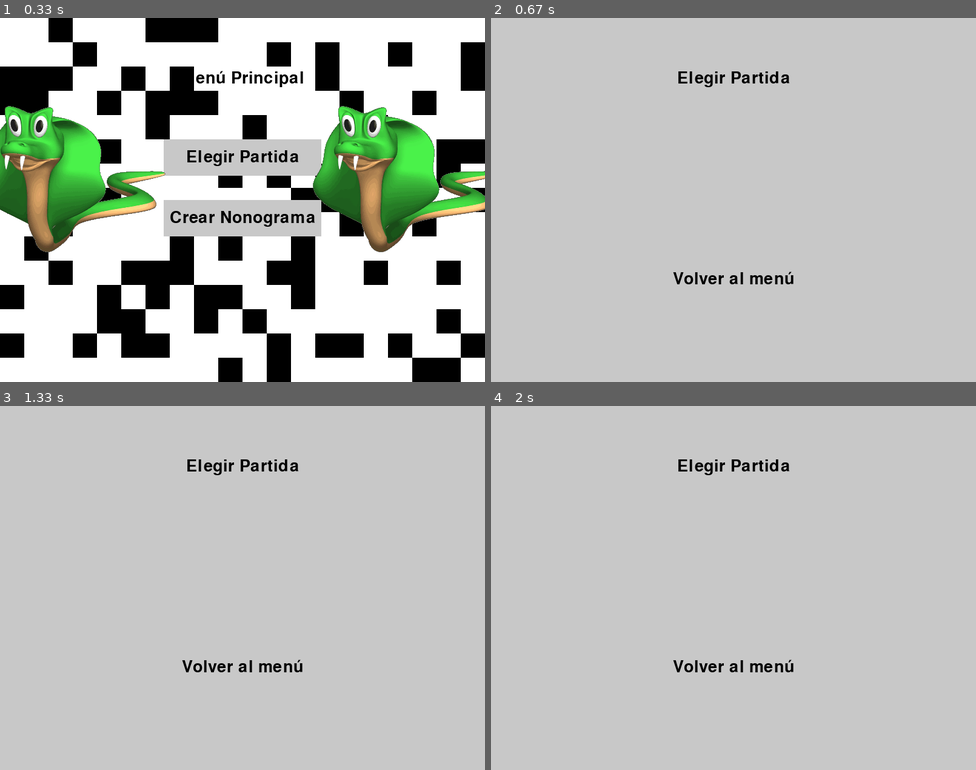
Above: before the commit, frames 1-4 (two rows, left to right).
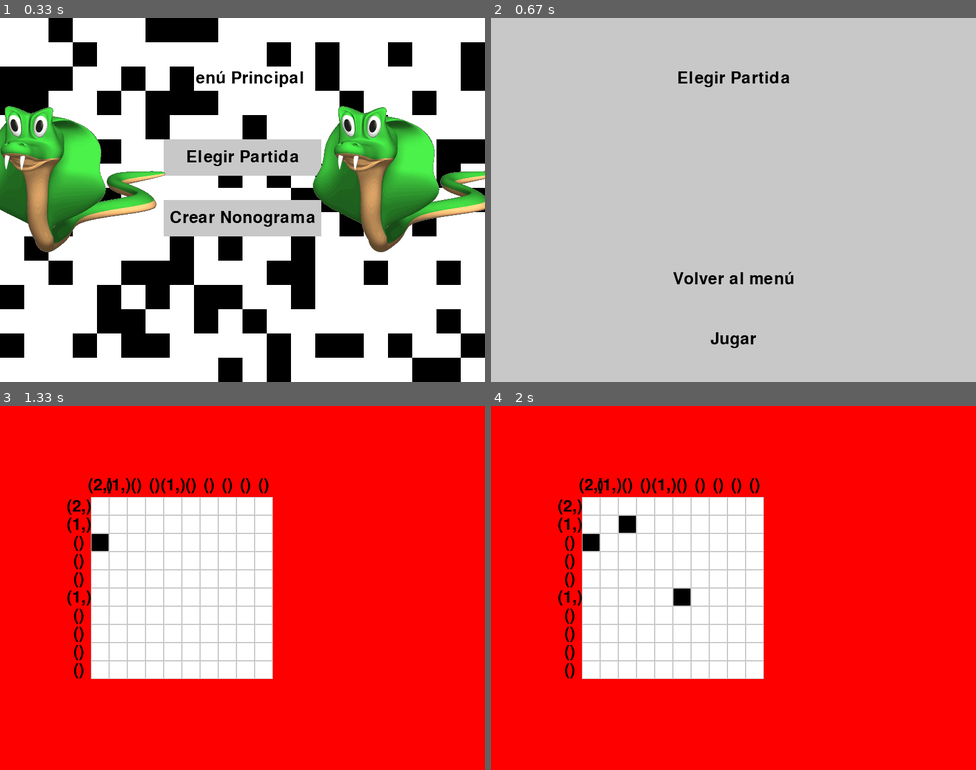
Above: after the commit, the same moments.

Repository: Diego-ipt/Pygame_nonograma
Game: pygame game, started from inicio.py
Two runs of this game, one before a commit and one after it. Both use one fixed random seed, a clock stepped at 60 frames per second and the inputs below.
Inputs (mouse positions are in pixels of both pictures, inside the frame that each line leads up to):
- Up to frame 1 (0.33 s): no input
- Up to frame 2 (0.67 s): click "Elegir Partida" at 0.43 s
- Up to frame 3 (1.33 s): click (242, 726) at 0.73 s, where only the run after the commit has a clickable "Jugar"; click (92, 533) at 1.05 s
- Up to frame 4 (2 s): click (675, 588) at 1.38 s; click (617, 515) at 1.72 s

Frame 1 is identical in both runs. In frame 2, 0.2% of the frame differs, in the area x 45-55%, y 86-91%; in frame 3, 98%, in the area x 0-100%, y 0-100%; in frame 4, 98%.

Commit message:
Feat numeros laterales del tablero (#2)
* Test: TDD para comprobar los numeros laterales de un nonograma

* feat: TDD logica para crear numeros laterales a partir de un tablero

* Feat: implementación gráfica de tablero ya coexiste con el menú principal

* Feat: los numeros del nonograma ya estan agregados (se requiere una mejora en diseño grafico de todos modos)

Diff:
--- a/inicio.py
+++ b/inicio.py
@@ -1,6 +1,6 @@
 import sys
 import pygame
-from ventanas import menu_principal, ventana_elegir_partida, ventana_crear_nonograma
+from ventanas import *
 
 # Inicializar Pygame
 pygame.init()
@@ -14,11 +14,11 @@
     estado_actual = nuevo_estado
 
 # Bucle principal
-while True:
+running = True
+while running:
     for evento in pygame.event.get():
         if evento.type == pygame.QUIT:
-            pygame.quit()
-            sys.exit()
+            running = False
 
     # Llamar a la función correspondiente según el estado actual
     if estado_actual == 'menu_principal':
@@ -27,5 +27,23 @@
         ventana_elegir_partida(cambiar_ventana)
     elif estado_actual == 'crear_nonograma':
         ventana_crear_nonograma(cambiar_ventana)
+    elif estado_actual == 'ventana_nonograma_game':
+        ventana_nonograma_game(cambiar_ventana)
+    elif estado_actual == 'ventana_victoria':
+        ventana_victoria(cambiar_ventana)
 
     pygame.display.update()
+
+pygame.quit()
+sys.exit()
+
+
+# while True:
+#     for evento in pygame.event.get():
+#         if evento.type == pygame.QUIT:
+#             pygame.quit()
+#             sys.exit()
+
+#     ventana_nonograma_game(cambiar_ventana)
+
+#     pygame.display.update()
--- /dev/null
+++ b/nonograma_numeros.py
@@ -0,0 +1,45 @@
+def procesar_fila_o_columna(linea):
+    resultado = []
+    contador = 0
+
+    for valor in linea:
+        if valor == 1:
+            contador += 1
+        else:
+            if contador > 0:
+                resultado.append(contador)
+            contador = 0
+
+    if contador > 0:
+        resultado.append(contador)
+
+    return tuple(resultado)
+
+def procesar_matriz(matriz):
+    N = len(matriz)
+
+    # Procesar filas
+    filas_resultado = []
+    for fila in matriz:
+        filas_resultado.append(procesar_fila_o_columna(fila))
+
+    # Procesar columnas
+    columnas_resultado = []
+    for col in range(N):
+        columna = [matriz[fila][col] for fila in range(N)]
+        columnas_resultado.append(procesar_fila_o_columna(columna))
+
+    return filas_resultado, columnas_resultado
+
+# Ejemplo
+matriz=[[1, 0, 1, 1, 0],
+        [0, 1, 0, 0, 1],
+        [1, 1, 1, 0, 0],
+        [0, 0, 1, 1, 1],
+        [1, 0, 0, 1, 0]]
+
+
+
+filas, columnas = procesar_matriz(matriz)
+print("Filas:", filas)
+print("Columnas:", columnas)
--- /dev/null
+++ b/numeros_laterales_unittest.py
@@ -0,0 +1,47 @@
+import unittest
+from nonograma_numeros import procesar_matriz
+
+# test_nonograma_numeros.py
+
+
+class TestProcesarMatriz(unittest.TestCase):
+
+    def test_matriz_todos_ceros(self):
+        matriz = [
+            [0, 0, 0],
+            [0, 0, 0],
+            [0, 0, 0]
+        ]
+        esperado = ([(), (), ()], [(), (), ()])
+        self.assertEqual(procesar_matriz(matriz), esperado)
+
+    def test_matriz_todos_unos(self):
+        matriz = [
+            [1, 1, 1],
+            [1, 1, 1],
+            [1, 1, 1]
+        ]
+        esperado = ([(3,), (3,), (3,)], [(3,), (3,), (3,)])
+        self.assertEqual(procesar_matriz(matriz), esperado)
+
+    def test_matriz_mixta(self):
+        matriz = [
+            [1, 0, 1, 1, 0],
+            [0, 1, 0, 0, 1],
+            [1, 1, 1, 0, 0],
+            [0, 0, 1, 1, 1],
+            [1, 0, 0, 1, 0]
+        ]
+        esperado = (
+           [(1, 2), (1, 1), (3,), (3,), (1, 1)],
+           [(1, 1, 1), (2,), (1, 2), (1, 2), (1, 1)]
+        )
+        self.assertEqual(procesar_matriz(matriz), esperado)
+
+    def test_matriz_vacia(self):
+        matriz = []
+        esperado = ([], [])
+        self.assertEqual(procesar_matriz(matriz), esperado)
+
+if __name__ == '__main__':
+    unittest.main()
--- a/ventana_nonograma.py
+++ b/ventana_nonograma.py
@@ -1,18 +1,18 @@
 import pygame
+from colores import *
 from enum import Enum
 
 class SettingsManager(Enum):
     GRID_SIZE = 10
-    CELL_SIZE = 30
     DEFAULT_COLOR = (255, 255, 255)
     CLICKED_COLOR = (0, 0, 0)
     BACKGROUND_COLOR = (0, 0, 0)
-    matriz_solucion = [[0, 0, 0, 0, 0, 0, 0, 0, 0, 0],
-                   [0, 0, 0, 0, 0, 1, 0, 0, 0, 0],
-                   [0, 0, 0, 0, 0, 1, 0, 0, 0, 0],
+    matriz_solucion = [[1, 1, 0, 0, 0, 0, 0, 0, 0, 0],
+                   [1, 0, 0, 0, 0, 0, 0, 0, 0, 0],
                    [0, 0, 0, 0, 0, 0, 0, 0, 0, 0],
                    [0, 0, 0, 0, 0, 0, 0, 0, 0, 0],
                    [0, 0, 0, 0, 0, 0, 0, 0, 0, 0],
+                   [0, 0, 0, 0, 1, 0, 0, 0, 0, 0],
                    [0, 0, 0, 0, 0, 0, 0, 0, 0, 0],
                    [0, 0, 0, 0, 0, 0, 0, 0, 0, 0],
                    [0, 0, 0, 0, 0, 0, 0, 0, 0, 0],
@@ -24,13 +24,13 @@
         self.clicked = 0
 
     def click(self):
-        self.clicked = 1
+        if self.clicked == 1:
+            self.clicked = 0
+        else:
+            self.clicked = 1
 
     def get_color(self):
-        return SettingsManager.CLICKED_COLOR.value if self.clicked else SettingsManager.DEFAULT_COLOR.value
-
-    def is_clicked(self):
-        return self.clicked
+        return NEGRO if self.clicked==1 else BLANCO
 
 class Board:
     def __init__(self, grid_size, cell_size, matriz_solucion):
@@ -47,11 +47,11 @@
 
     def get_matrix(self):
         # Retorna una matriz con 1 si la celda está clicada y 0 si no
-        return [[int(cell.is_clicked()) for cell in row] for row in self.board]
+        return [[int(cell.clicked) for cell in row] for row in self.board]
 
     def handle_click(self, pos):
-        row = pos[1] // self.cell_size
-        col = pos[0] // self.cell_size
+        row = int(pos[1] // self.cell_size)
+        col = int(pos[0] // self.cell_size)
         if 0 <= row < self.grid_size and 0 <= col < self.grid_size:
             self.board[row][col].click()
             # Obtener y mostrar la matriz actualizada en tiempo real (para depuración)
@@ -65,40 +65,65 @@
         return False
 
 class Game:
-    def __init__(self, grid_size=SettingsManager.GRID_SIZE.value, cell_size=SettingsManager.CELL_SIZE.value, matriz_solucion=SettingsManager.matriz_solucion.value):
+    def __init__(self, grid_size=SettingsManager.GRID_SIZE.value, window_size=300, matriz_solucion=SettingsManager.matriz_solucion.value):
         pygame.init()
-        self.window_size = grid_size * cell_size
-        self.window = pygame.display.set_mode((self.window_size, self.window_size))
+        self.cell_size = window_size / grid_size
+        self.grid_size = grid_size
+        self.window_size = window_size
+        self.surface = pygame.Surface((self.window_size, self.window_size))
         self.clock = pygame.time.Clock()
-        self.board = Board(grid_size, cell_size, matriz_solucion)
+        self.board = Board(grid_size, self.cell_size, matriz_solucion)
         self.running = True
         self.font = pygame.font.Font(None, 74)
         self.won = False
 
-    def handle_events(self):
+    def handle_events(self, offset):
         for event in pygame.event.get():
             if event.type == pygame.QUIT:
                 self.running = False
             elif event.type == pygame.MOUSEBUTTONDOWN and event.button == 1:
-                if self.board.handle_click(event.pos):
-                    self.won = True
+                pos = (event.pos[0] - offset[0], event.pos[1] - offset[1])
+                if 0 <= pos[0] < self.window_size and 0 <= pos[1] < self.window_size:
+                    if self.board.handle_click(pos):
+                        self.won = True
 
     def draw_text(self, text, position):
         text_surface = self.font.render(text, True, (255, 0, 0))
-        self.window.blit(text_surface, position)
+        self.surface.blit(text_surface, position)
 
-    def run(self):
+    def run(self, main_window, x, y):
         while self.running:
             self.clock.tick(120)
-            self.handle_events()
-            self.window.fill(SettingsManager.BACKGROUND_COLOR.value)
-            self.board.draw(self.window)
+            self.handle_events((x, y))
+            self.surface.fill(GRIS)
+            self.board.draw(self.surface)
             if self.won:
-                self.draw_text("GANASTE", (self.window_size // 4, self.window_size // 2))
+                return True
+            main_window.blit(self.surface, (x, y))
             pygame.display.flip()
-        pygame.quit()
+        return False
 
-# Ejecución del juego
+def main():
+    pygame.init()
+    main_window_size = (600, 600)
+    main_window = pygame.display.set_mode(main_window_size)
+    pygame.display.set_caption("Main Window")
+    clock = pygame.time.Clock()
+    game = Game()
+    game_position = (150, 150)  # Position of the game within the main window
+
+    running = True
+    while running:
+        for event in pygame.event.get():
+            if event.type == pygame.QUIT:
+                running = False
+
+        main_window.fill((200, 200, 200))  # Fill the main window with a background color
+        game.run(main_window, *game_position)
+        pygame.display.flip()
+        clock.tick(60)
+
+    pygame.quit()
+
 if __name__ == "__main__":
-    game = Game()
-    game.run()
+    main()
--- a/ventanas.py
+++ b/ventanas.py
@@ -1,5 +1,7 @@
 from elementos_menus import *
 from colores import *
+from ventana_nonograma import *
+from nonograma_numeros import *
 
 # Cargar fotogramas
 fotogramas = cargar_fotogramas("frames")
@@ -41,8 +43,43 @@
     pantalla.fill(GRIS)
     mostrar_texto("Elegir Partida", fuente, NEGRO, pantalla, 400, 100)
     boton("Volver al menú", 300, 400, 200, 60, GRIS, AZUL_OSCURO, pantalla, lambda: cambiar_ventana('menu_principal'))
+    boton("Jugar", 300, 500, 200, 60, GRIS, AZUL_OSCURO, pantalla, lambda: cambiar_ventana('ventana_nonograma_game'))
 
 def ventana_crear_nonograma(cambiar_ventana):
     pantalla.fill(GRIS)
     mostrar_texto("Crear Nonograma", fuente, NEGRO, pantalla, 400, 100)
     boton("Volver al menú", 300, 400, 200, 60, GRIS, AZUL_OSCURO, pantalla, lambda: cambiar_ventana('menu_principal'))
+
+def ventana_nonograma_game(cambiar_ventana):
+    pygame.init()
+    pygame.display.set_caption("Nonograma Game")
+    clock = pygame.time.Clock()
+    game = Game()
+    filas, columnas = procesar_matriz(game.board.matriz_solucion)
+    game_position = (150, 150)  # Position of the game within the main window
+    pantalla.fill(ROJO)  # Fill the main window with a background color
+    # Calcular las posiciones de los números de las filas y columnas
+    tamano_celda = 30  # Tamaño de cada celda del tablero
+    offset_x = game_position[0]
+    offset_y = game_position[1]
+    # Dibujar los números de las filas
+    for i, fila in enumerate(filas):
+        mostrar_texto(str(fila), fuente, NEGRO, pantalla, offset_x - 20, offset_y + i * tamano_celda + tamano_celda // 2)
+
+    # Dibujar los números de las columnas
+    for j, columna in enumerate(columnas):
+        mostrar_texto(str(columna), fuente, NEGRO, pantalla, offset_x + j * tamano_celda + tamano_celda // 2, offset_y - 20)
+
+
+    running = True
+    while running:
+        if game.run(pantalla, *game_position):
+            running = False
+            cambiar_ventana('ventana_victoria')
+        pygame.display.flip()
+        clock.tick(60)
+
+def ventana_victoria(cambiar_ventana):
+    pantalla.fill(GRIS)
+    mostrar_texto("¡Ganaste!", fuente, NEGRO, pantalla, 400, 100)
+    boton("Volver al menú", 300, 400, 200, 60, GRIS, AZUL_OSCURO, pantalla, lambda: cambiar_ventana('menu_principal'))
